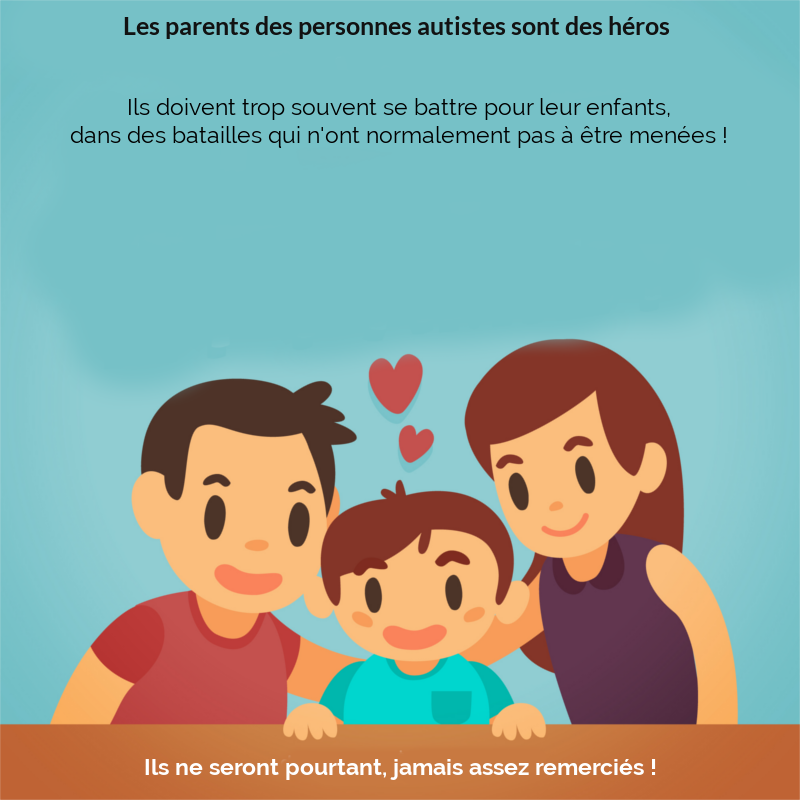
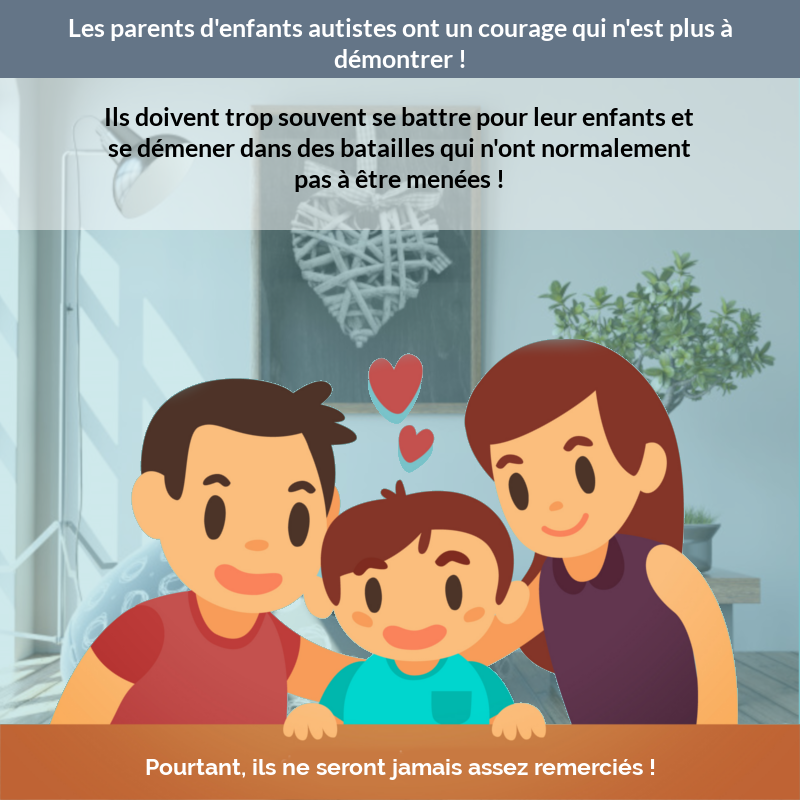
Two versions of the same layered image (800x800). Layer-by-layer changes:
renamed "Ils ne seront pourtant, jamais..." to "Pourtant, ils ne seront jamais...", painted on it over [145, 759, 656, 780]
painted on "Ils doivent trop souvent se ba..." over [70, 98, 726, 192]
renamed "Les parents des personnes auti..." to "Les parents d'enfants autistes...", painted on it over [69, 16, 732, 68]
added layer "Layer #1" above "Clipboard #1" over [0, 0, 800, 78]
painted on "Clipboard" over [0, 0, 800, 724]
added layer "Layer #2" (48%) above "Pasted Layer" over [0, 75, 800, 230]
added layer "Pasted Layer" (64%) above "Layer" over [0, 54, 799, 800]
painted on "Layer" over [0, 0, 800, 800]
